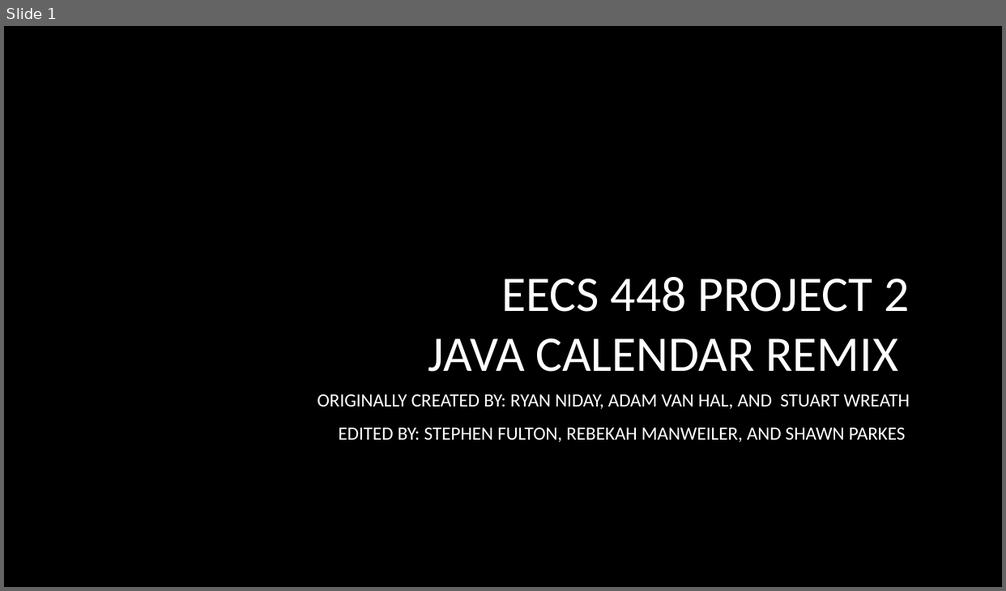
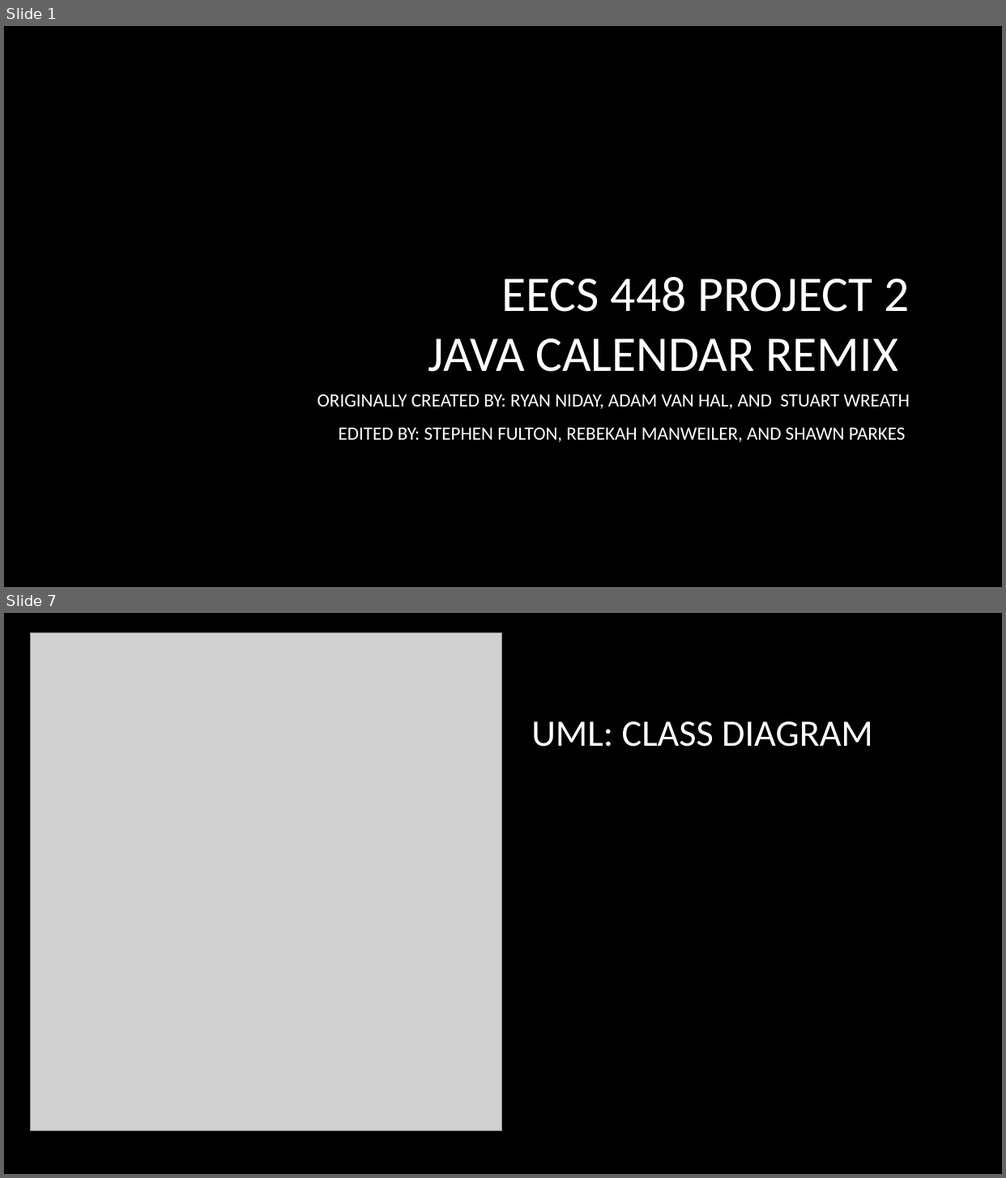
Before and after one commit to StephenWFulton/JavaCalendar, a slide deck: Project2Presentation.pptx. Shown one above the other, each under a label of ours: slide 1 before the commit, slides 1 and 7 after it; the slides between them are not shown. The pictures are 1006x591 and 1006x1178 pixels, drawn with LibreOffice and Linux fonts; fonts in the diff are those of the drawing; grey boxes stand for pictures; background and template pictures are left out. Boxes give left, top, right and bottom in pixels: in the first picture for what was removed or moved away, otherwise in the second. Text is boxed around its words. In the diff, an @@ line names an element or a change of style, - is before the commit and + after.

```diff
--- a/Project2Presentation.pptx
+++ b/Project2Presentation.pptx
@@ slide 7 added at box(4, 613, 1002, 1174), background picture (left out) @@
@@ picture added at box(30, 633, 503, 1131) @@
@@ title added at box(531, 722, 873, 747), 36 pt, text #FFFFFF @@
+UML: CLASS DIAGRAM
```
Also in this commit, not shown: 7 other slides added.
